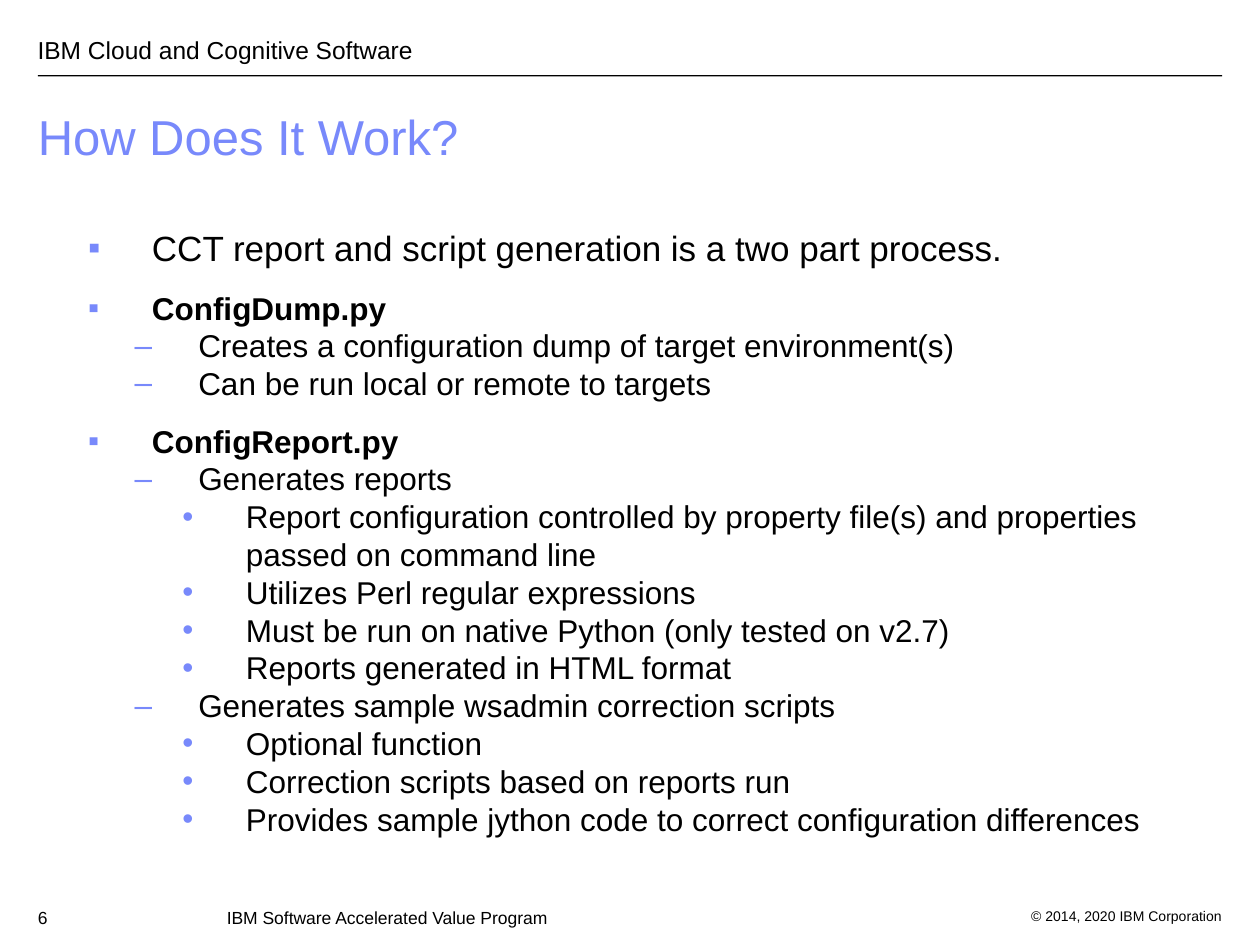
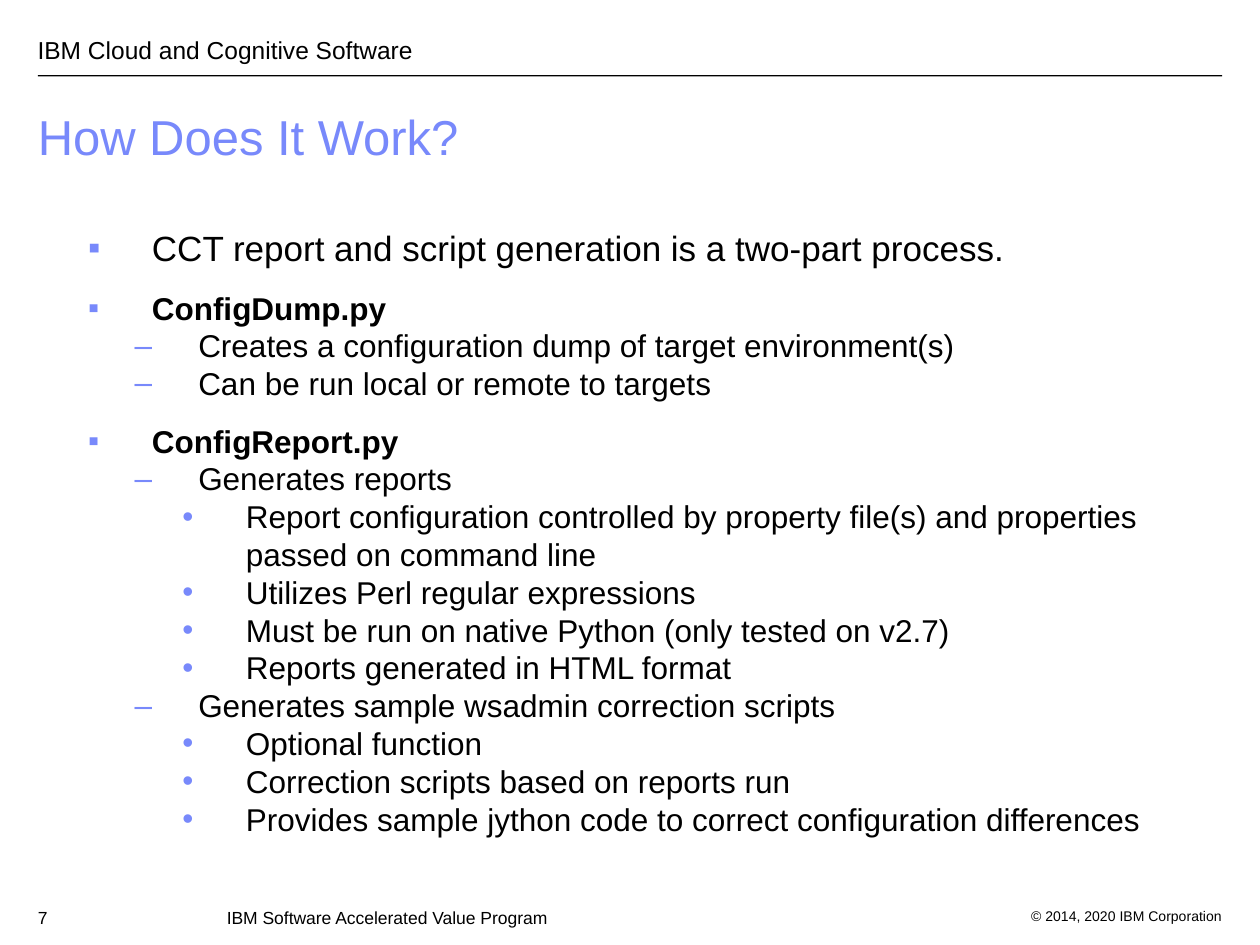
Before and after one commit to IBM/websphere-cct, a slide deck: slide 7 of WASConfigurationComparisonTool.ppt (slide 6 before the commit). Drawn at 1260x945 pixels with LibreOffice and Linux fonts; fonts in the diff are those of the drawing; background and template pictures are left out. Boxes give left, top, right and bottom in pixels: in the first picture for what was removed or moved away, otherwise in the second. Text is boxed around its words. In the diff, an @@ line names an element or a change of style, - is before the commit and + after.

```diff
--- a/WASConfigurationComparisonTool.ppt
+++ b/WASConfigurationComparisonTool.ppt
@@ text at [152,235,1003,268]: text changed @@
-▪ CCT report and script generation is a two part process.
+▪ CCT report and script generation is a two-part process.
@@ page number at [38,912,48,924]: text changed @@
-6
+7
```
Also in this commit, not shown: 4 other slides changed, 1 slide added, 1 other file.
